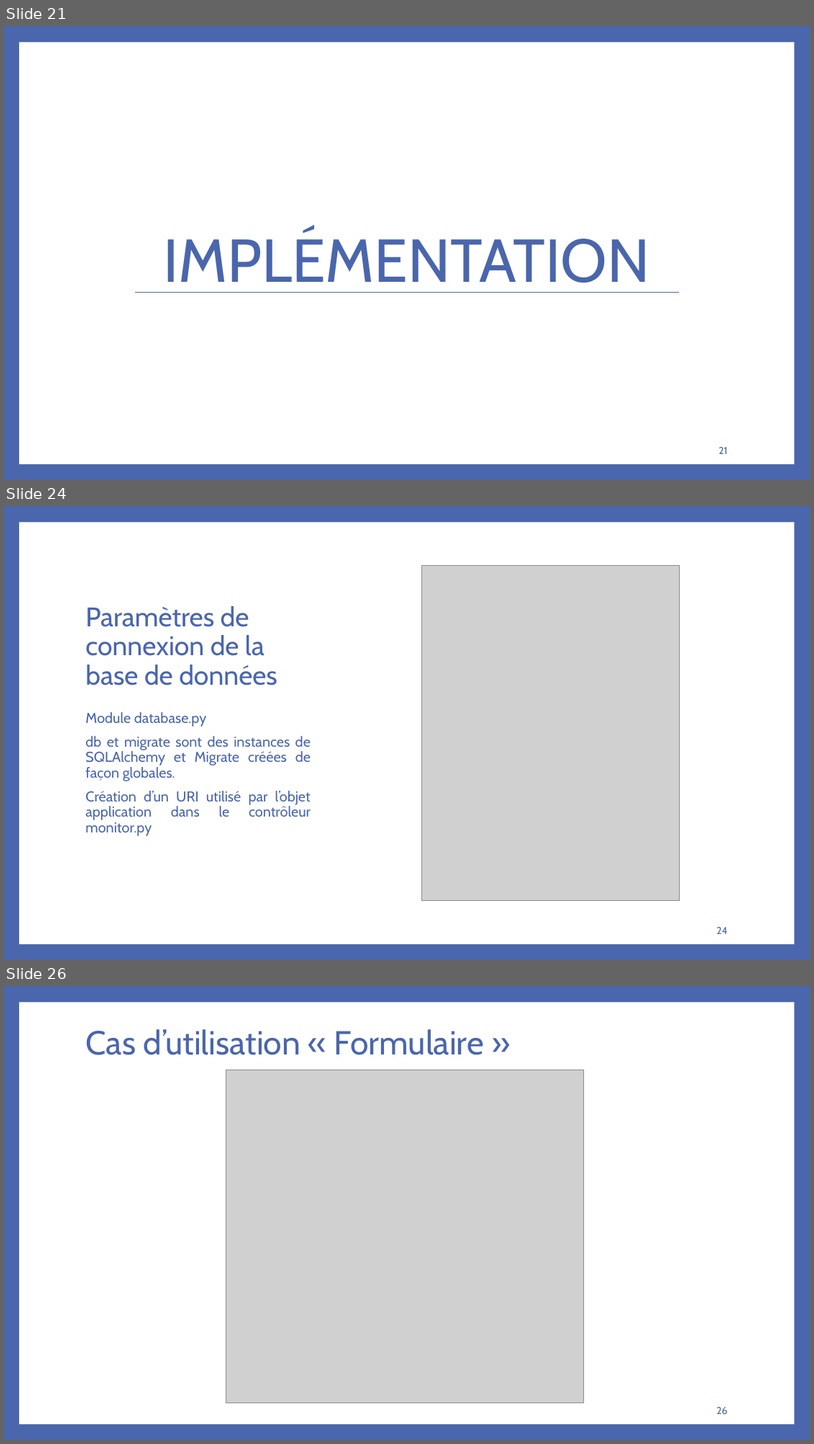
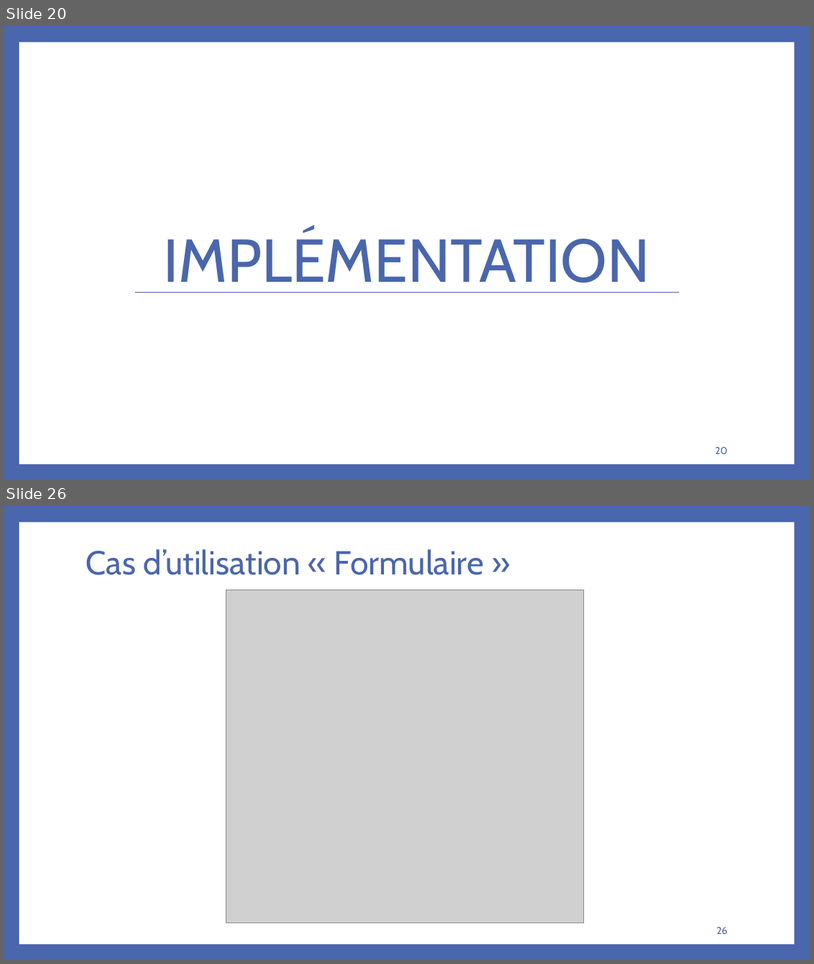
Before and after one commit to bakedpotato191/projet, a slide deck: rapport.PPTX. Shown one above the other, each under a label of ours: slides 21, 24 and 26 before the commit, slides 20 and 26 after it; the slides between them are not shown. The pictures are 814x1444 and 814x964 pixels, drawn with LibreOffice and Linux fonts; fonts in the diff are those of the drawing; grey boxes stand for pictures. Boxes give left, top, right and bottom in pixels: in the first picture for what was removed or moved away, otherwise in the second. Text is boxed around its words. In the diff, an @@ line names an element or a change of style, - is before the commit and + after.

```diff
--- a/rapport.PPTX
+++ b/rapport.PPTX
@@ slide 24 removed at box(4, 506, 810, 960), background #4A66AC; not listed: 1 template element that a slide beside it also shows @@
@@ picture removed at box(422, 565, 680, 901) @@
@@ title removed at box(85, 606, 278, 685) @@
-Paramètres de connexion de la base de données
@@ text removed at box(85, 712, 311, 836) @@
-Module database.py
-db et migrate sont des instances de SQLAlchemy et Migrate créées de façon globales.
-Création d’un URI utilisé par l’objet application dans le contrôleur monitor.py
@@ page number removed at box(717, 926, 728, 934) @@
-24
@@ what was slide 21 is now slide 20 @@
@@ page number at box(715, 446, 728, 454): text changed @@
-21
+20
```
Also in this commit, not shown: 1 slide changed, 4 slides added, 3 other slides removed, 19 other files.
